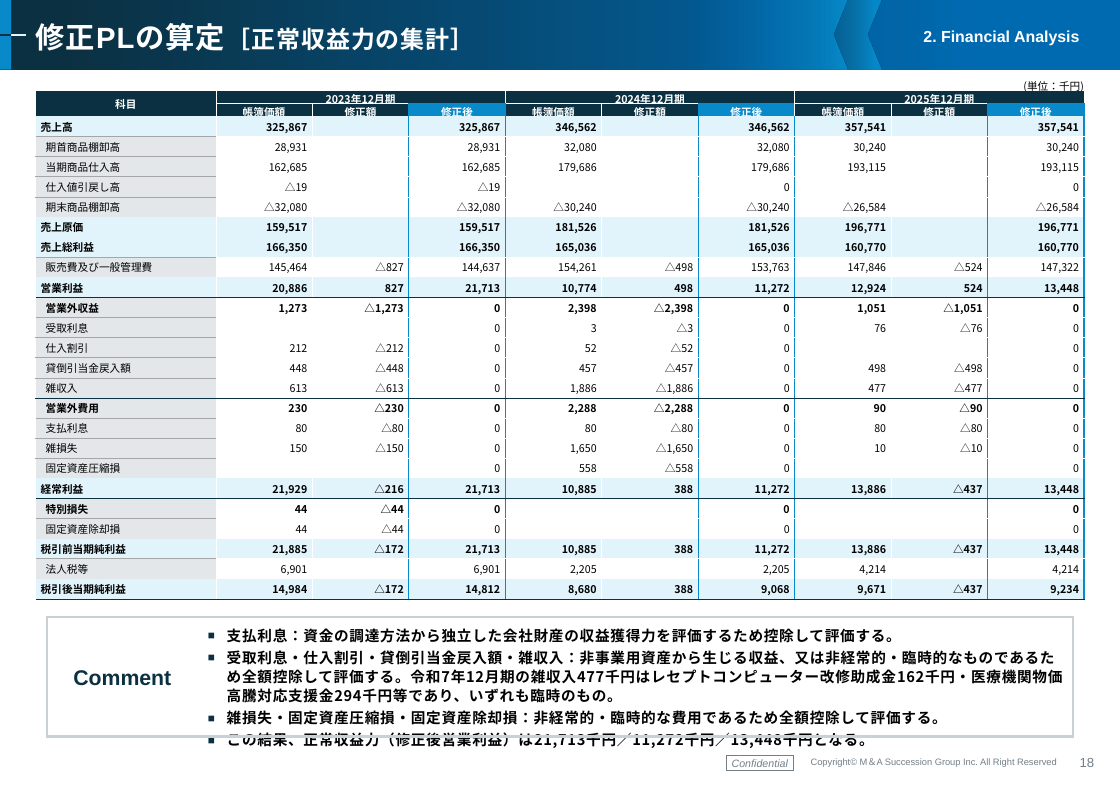
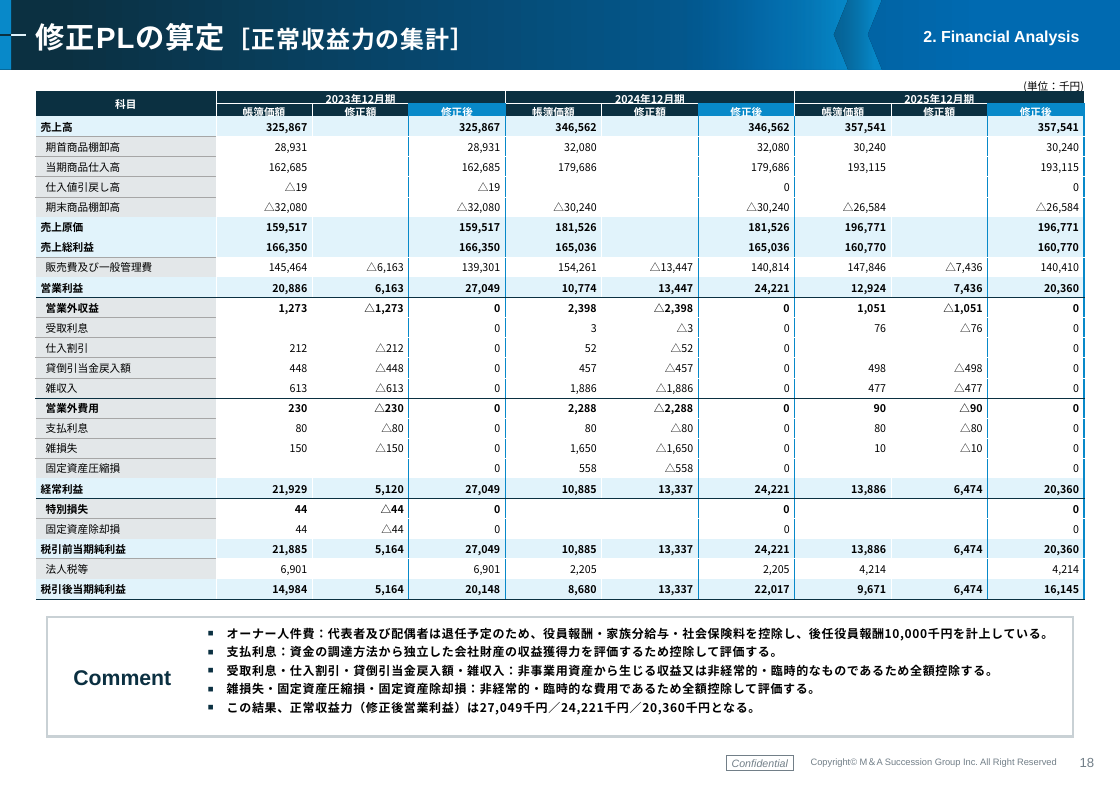
Before and after one commit to keisuketagaito/github-1st, a slide deck: slide 18 of 株式会社ミドリメディカル/株式会社ミドリメディカル_Valuation_Report_260819.pptx. Drawn at 1120x792 pixels with LibreOffice and Linux fonts; fonts in the diff are those of the drawing; background and template pictures are left out. Boxes give left, top, right and bottom in pixels: in the first picture for what was removed or moved away, otherwise in the second. Text is boxed around its words. In the diff, an @@ line names an element or a change of style, - is before the commit and + after.

```diff
--- a/株式会社ミドリメディカル/株式会社ミドリメディカル_Valuation_Report_260819.pptx
+++ b/株式会社ミドリメディカル/株式会社ミドリメディカル_Valuation_Report_260819.pptx
@@ table at (35,79,1086,600) @@
-row 11: 販売費及び一般管理費 | 145,464 | △827 | 144,637 | 154,261 | △498 | 153,763 | 147,846 | △524 | 147,322
+row 11: 販売費及び一般管理費 | 145,464 | △6,163 | 139,301 | 154,261 | △13,447 | 140,814 | 147,846 | △7,436 | 140,410
-row 12: 営業利益 | 20,886 | 827 | 21,713 | 10,774 | 498 | 11,272 | 12,924 | 524 | 13,448
+row 12: 営業利益 | 20,886 | 6,163 | 27,049 | 10,774 | 13,447 | 24,221 | 12,924 | 7,436 | 20,360
-row 22: 経常利益 | 21,929 | △216 | 21,713 | 10,885 | 388 | 11,272 | 13,886 | △437 | 13,448
+row 22: 経常利益 | 21,929 | 5,120 | 27,049 | 10,885 | 13,337 | 24,221 | 13,886 | 6,474 | 20,360
-row 25: 税引前当期純利益 | 21,885 | △172 | 21,713 | 10,885 | 388 | 11,272 | 13,886 | △437 | 13,448
+row 25: 税引前当期純利益 | 21,885 | 5,164 | 27,049 | 10,885 | 13,337 | 24,221 | 13,886 | 6,474 | 20,360
-row 27: 税引後当期純利益 | 14,984 | △172 | 14,812 | 8,680 | 388 | 9,068 | 9,671 | △437 | 9,234
+row 27: 税引後当期純利益 | 14,984 | 5,164 | 20,148 | 8,680 | 13,337 | 22,017 | 9,671 | 6,474 | 16,145
@@ text at (227,627,1054,641): paragraph added @@
+■ オーナー人件費：代表者及び配偶者は退任予定のため、役員報酬・家族分給与・社会保険料を控除し、後任役員報酬10,000千円を計上している。
@@ text at (227,645,821,694): size 11 to 9 pt in "支払利息：資金の調達方法から独立した会社財産の収益獲得力を評価するため控除して評価する。", "雑損失・固定資産圧縮損・固定資産除却損：非経常的・臨時的な費用であるため全額控除して評価する。" @@
@@ text at (227,664,998,676): text changed; size 11 to 9 pt @@
-■ 受取利息・仕入割引・貸倒引当金戻入額・雑収入：非事業用資産から生じる収益、又は非経常的・臨時的なものであるため全額控除して評価する。令和7年12月期の雑収入477千円はレセプトコンピューター改修助成金162千円・医療機関物価高騰対応支援金294千円等であり、いずれも臨時のもの。
+■ 受取利息・仕入割引・貸倒引当金戻入額・雑収入：非事業用資産から生じる収益又は非経常的・臨時的なものであるため全額控除する。
@@ text at (227,701,761,715): text changed; size 11 to 9 pt @@
-■ この結果、正常収益力（修正後営業利益）は21,713千円／11,272千円／13,448千円となる。
+■ この結果、正常収益力（修正後営業利益）は27,049千円／24,221千円／20,360千円となる。
```
Also in this commit, not shown: 4 other slides changed, 1 other file.
